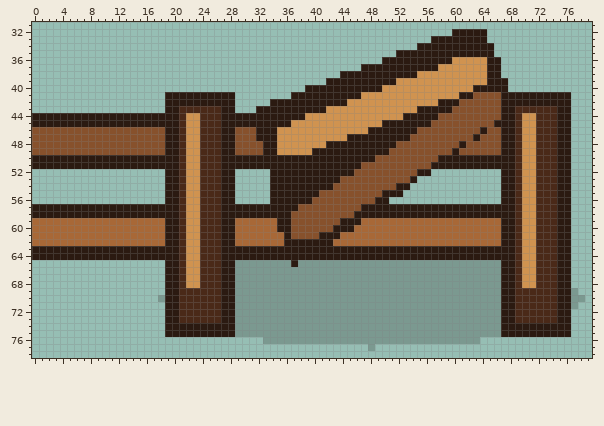
Pixel-art file -- assets/source/aseprite/objects/placeables_96/gate_open_end-left_96.aseprite. Above: the version before the commit.
96x96 pixels, 1 frame. Shown: x 0..79, y 31..78.
And afterwards:
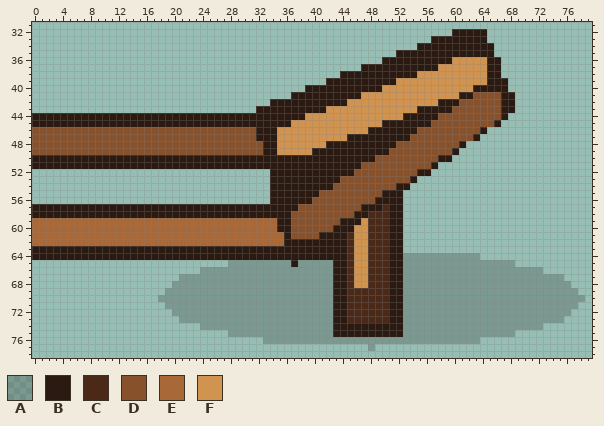
Palette (. is transparent): A #1b120d37  B #2b1a11  C #4a2918  D #87512c  E #a86837  F #d09350
Difference:
Changed rows in their new state; - is an unchanged pixel.
first column x 19:
41 ..........----------------------------------------........
42 ..........----------------------------------------........
43 ..........----------------------------------------........
44 --BBBBBB-----------------------------------------.........
45 --BBBBBB----------------------------------------..........
46 DDDDDDDDDD------------------------------------............
47 DDDDDDDDDD-----------------------------------.............
48 DDDDDDDDDD---------------------------------...............
49 DDDDDDDDDD--------------------------------................
50 --BBBBBB---------------------------------.................
51 --BBBBBB-------------------------------...................
52 ..........--------------------------------------..........
53 ..........--------------------------------------..........
54 ..........--------------------------------------..........
55 ..........--------------------------------------..........
56 ..........----------------------BB--------------..........
57 --BBBBBB-----------------------C--........................
58 --BBBBBB---------------------CCC--........................
59 EEEEEEEEEE------------------FCCCBB........................
60 EEEEEEEEEE-----------------FFCCCBB........................
61 EEEEEEEEEE---------------BCFFCCCBB........................
62 EEEEEEEEEE--------------BBCFFCCCBB........................
63 --BBBBBB------------------CFFCCC--........................
64 --BBBBBB------------------CFFCCC--AAAAAAAAAAA.............
65 .........A--------------BBCFFCCCBB--------------AA........
66 .....AAAAA--------------BBCFFCCCBB--------------AAAAAA....
67 ..AAAAAAAA--------------BBCFFCCCBB--------------AAAAAAAAA.
68 .AAAAAAAAA--------------BBCFFCCCBB--------------AAAAAAAAAA
69 AAAAAAAAAA--------------BBCCCCCCBB--------------AAAAAAAAAA
70 AAAAAAAAAA--------------BBCCCCCCBB--------------AAAAAAAAAA
71 AAAAAAAAAA--------------BBCCCCCCBB--------------AAAAAAAAAA
72 .AAAAAAAAA--------------BBCCCCCCBB--------------AAAAAAAAAA
73 ..AAAAAAAA--------------BBCCCCCCBB--------------AAAAAAAAA.
74 .....AAAAA--------------BBBBBBBBBB--------------AAAAAA....
75 .........A--------------BBBBBBBBBB--------------AA........
Boxes around the changes in both pictures, in picture pixels (x1, y1, x2, y2):
changed: (165, 92, 235, 337)
changed: (333, 92, 571, 337)
